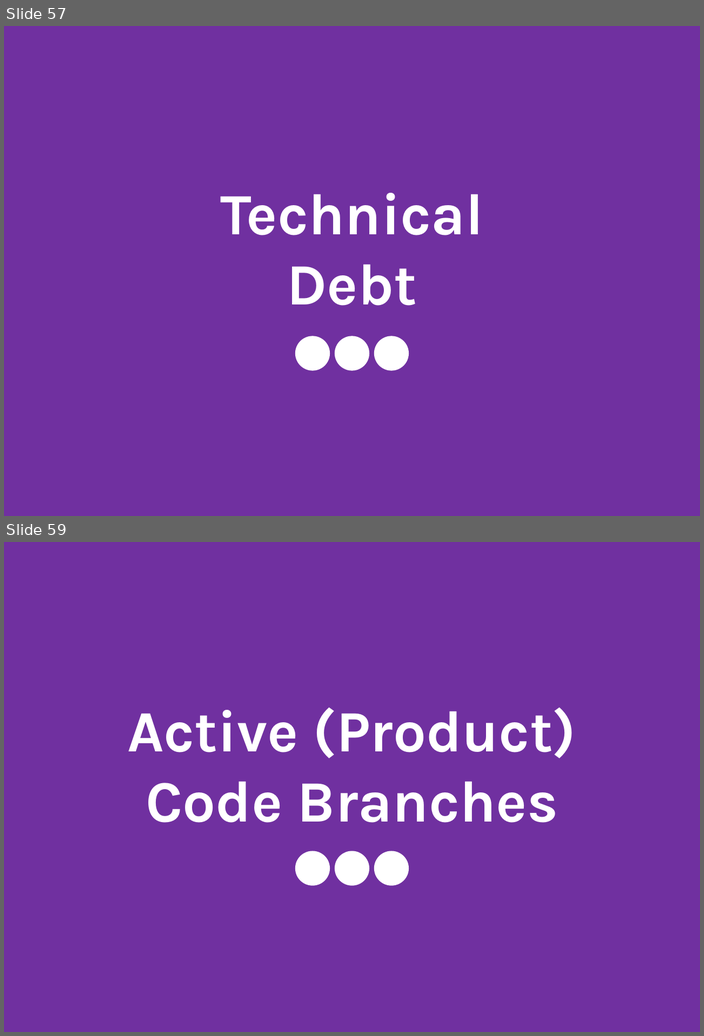
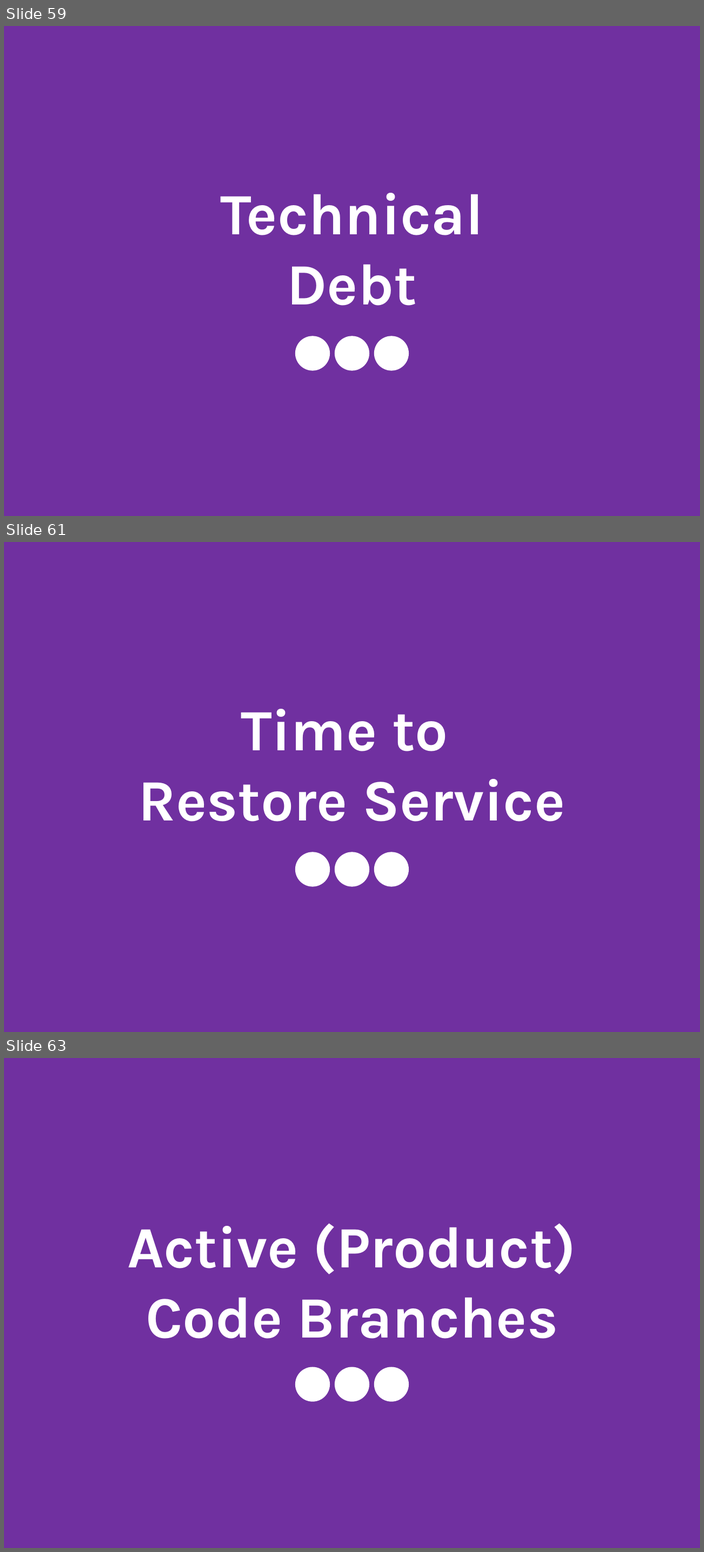
Before and after one commit to ScrumFacilitators/measuringoutcome-en, a slide deck: Measuring Outcome v2 - 2020 update.pptx. Shown one above the other, each under a label of ours: slides 57 and 59 before the commit, slides 59, 61 and 63 after it; the slides between them are not shown. The pictures are 704x1036 and 704x1552 pixels, drawn with LibreOffice and Linux fonts; fonts in the diff are those of the drawing. Boxes give left, top, right and bottom in pixels: in the first picture for what was removed or moved away, otherwise in the second. Text is boxed around its words. In the diff, an @@ line names an element or a change of style, - is before the commit and + after.

Commit message:
added Time to Restore Service & Deployment Frequency (Puprple cards) bringing total purple to 15

```diff
--- a/Measuring Outcome v2 - 2020 update.pptx
+++ b/Measuring Outcome v2 - 2020 update.pptx
@@ slide 61 added at (x1=4, y1=542, x2=700, y2=1032), background #FFFFFF @@
@@ rounded rectangle added at (x1=4, y1=542, x2=700, y2=1032), fill #7030A0 @@
@@ group added at (x1=138, y1=709, x2=565, y2=886): 3 ellipses, 1 text @@
+Time to
+Restore Service
@@ what was slide 57 is now slide 59 @@
@@ what was slide 59 is now slide 63 @@
```
Also in this commit, not shown: 3 other slides added.
